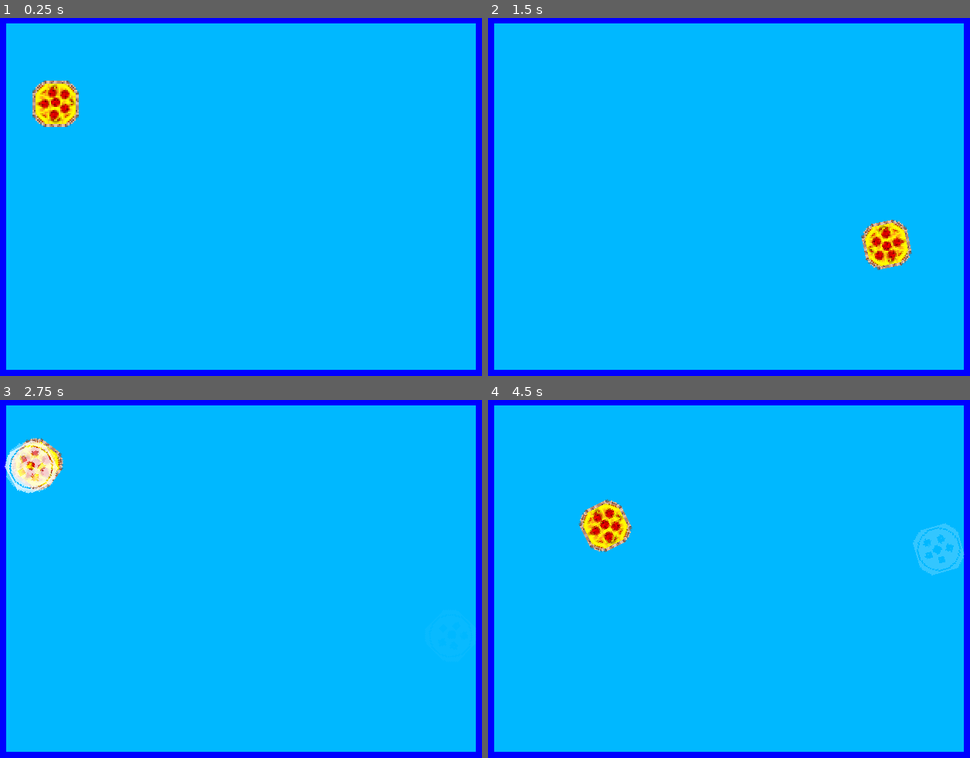
Above: before the commit, frames 1-4 (two rows, left to right).
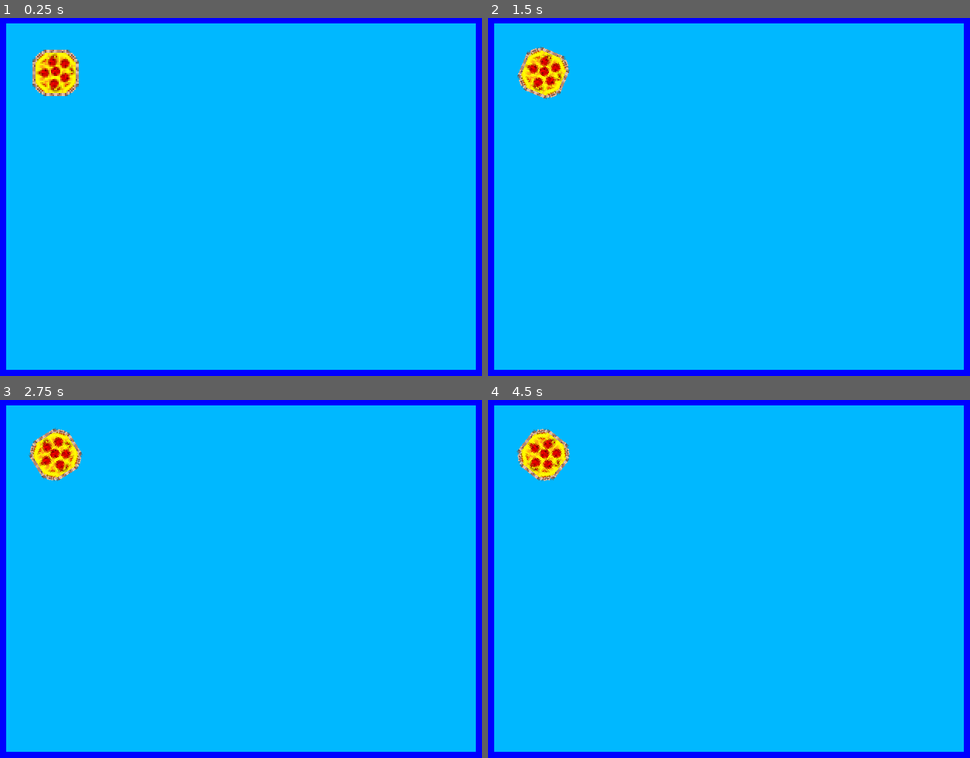
Above: after the commit, the same moments.

Repository: swashdev/minigame-madness
Game: Godot game, scene res://mini/ball_tribute/scenes/ball_tribute.tscn
Two runs of this game, one before a commit and one after it. Both use one fixed random seed, a clock stepped at 60 frames per second and the inputs below. This scene is started directly instead of the project's main scene.
Inputs (mouse positions are in pixels of both pictures, inside the frame that each line leads up to):
- Up to frame 1 (0.25 s): no input
- Up to frame 2 (1.5 s): move the mouse to (839, 179) at 0.52 s; hold Space (action) 0.53-1.28 s; hold Right (move_right) from 0.53 s (still down); tap Up (move_up) at 0.77 s; move the mouse to (627, 214) at 1.27 s; tap Space (action) at 1.35 s
- Up to frame 3 (2.75 s): tap Up (move_up) at 1.52 s; move the mouse to (289, 496) at 2.02 s; release Right (move_right) at 2.03 s; hold Left (move_left) from 2.03 s (still down); hold Space (action) from 2.03 s (still down)
- Up to frame 4 (4.5 s): move the mouse to (704, 654) at 2.77 s; release Left (move_left) at 2.78 s; release Space (action) at 2.78 s; hold Right (move_right) 2.78-4.28 s; tap Space (action) at 2.85, 4.35 s; tap Up (move_up) at 3.02, 3.77 s; move the mouse to (878, 632) at 3.52 s; hold Space (action) 3.53-4.28 s; tap Escape (ui_cancel) at 4.15 s; move the mouse to (579, 521) at 4.27 s; hold Left (move_left) from 4.28 s (still down)

The runs differ from the first frame. In frame 1, 1.9% of the frame differs, in the area x 6-17%, y 8-31%; in frame 2, 2.2%; in frame 3, 1.9%; in frame 4, 3.1%, in the area x 5-99%, y 7-50%.

Commit message:
[BALL] lock player movement until game start.
The ball now has `start` and `stop` functions that will unlock and
re-lock movement as per the game's wishes.

Diff:
--- a/mini/ball_tribute/scripts/player/ball.gd
+++ b/mini/ball_tribute/scripts/player/ball.gd
@@ -14,6 +14,9 @@
 # How much the movement keys affect upward velocity _immediately_ after
 # pressing the "up" key.
 const HOP_SPEED: float = 5.0
+
+# Whether or not to allow movement.
+var allow_movement: bool = false
 
 # The ball's velocity.
 var _velocity: Vector2
@@ -43,12 +46,16 @@
 	# Apply gravity.
 	_velocity.y += GRAVITY * delta
 
-	# Update position and detect collision.
-	var collision = move_and_collide( _velocity )
+	# Note that this `if` statement ignores velocity but does not prevent the
+	# ball from spinning.  This is intentional, as it reflects a harmless
+	# oversight in the early entries of jmtb02's Ball series.
+	if allow_movement:
+		# Update position and detect collision.
+		var collision = move_and_collide( _velocity )
 
-	# If the ball collides with a wall, signal the gameloop.
-	if collision:
-		emit_signal( "collided", position, $Sprite.rotation_degrees )
+		# If the ball collides with a wall, signal the gameloop.
+		if collision:
+			emit_signal( "collided", position, $Sprite.rotation_degrees )
 
 
 # The ball will respawn at the given coordinates.
@@ -56,3 +63,16 @@
 	position = location
 	_velocity = Vector2( 0, 0 )
 	_spin = 0.0
+
+
+# Start the minigame by unlocking movement.  Note that this function will
+# reset any velocity and spin that the ball might have gained while it was
+# waiting.  This is intentional.  See the comment on line 50.
+func start():
+	allow_movement = true
+	respawn( position )
+
+
+# Lock movement when the minigame ends.
+func stop():
+	allow_movement = false
